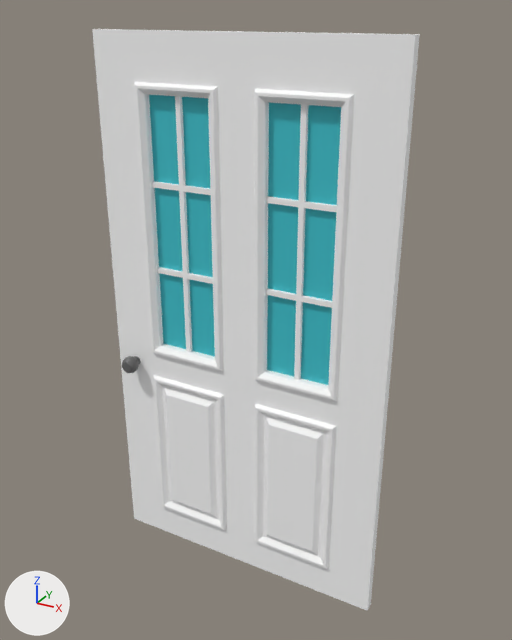
The FBX model Assets/_Project/3D Assets/Import_Models/ModularElements/Door/Mesh_Door_03.FBX: old version first, new version second.
Before and after are seen from a 50 mm camera at (0.65, -2.14, 2.24) aimed at (-0.55, 0.05, 1.14). Every picture has the same lights, and +X, +Y and +Z are marked at lower left. Where no turn or scale is listed for an object, it has been applied to the vertices.

In view in the first picture: 'Mesh_Door_03'.
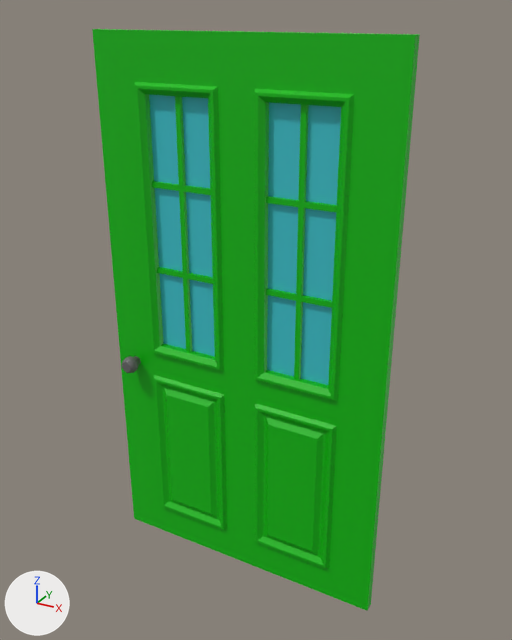
Changed parts and their boxes (x1, y1, x2, y2) in the pictures (512 x 640 px):
part 1 of me_mesh, recoloured (grey to green)
    both: (92, 29, 420, 611)

Edits to the bpy script that builds the scene:
```text
Add mat_m_color01:
    mat_m_color01 = principled_material('M_Color01')
    mat_m_color01.base_color = (0.0, 0.494, 0.0)  # green #00bb00
Change me_mesh:
    where me_mesh.from_pydata(...)  # 566 vertices, 1064 faces; spans x -1.18..0.0, y -0.1..0.1, z 0.0..2.17
    used by ob_mesh_door_03; location = (0.0, 0.0, 0.0)
    me_mesh part 1: 500 of the faces centred in x -1.18..0.0, y -0.04..0.04, z 0.0..2.17 switch from mat_m_atlas (picture img_atlas01_png) to mat_m_color01 (green #00ba00)
```
